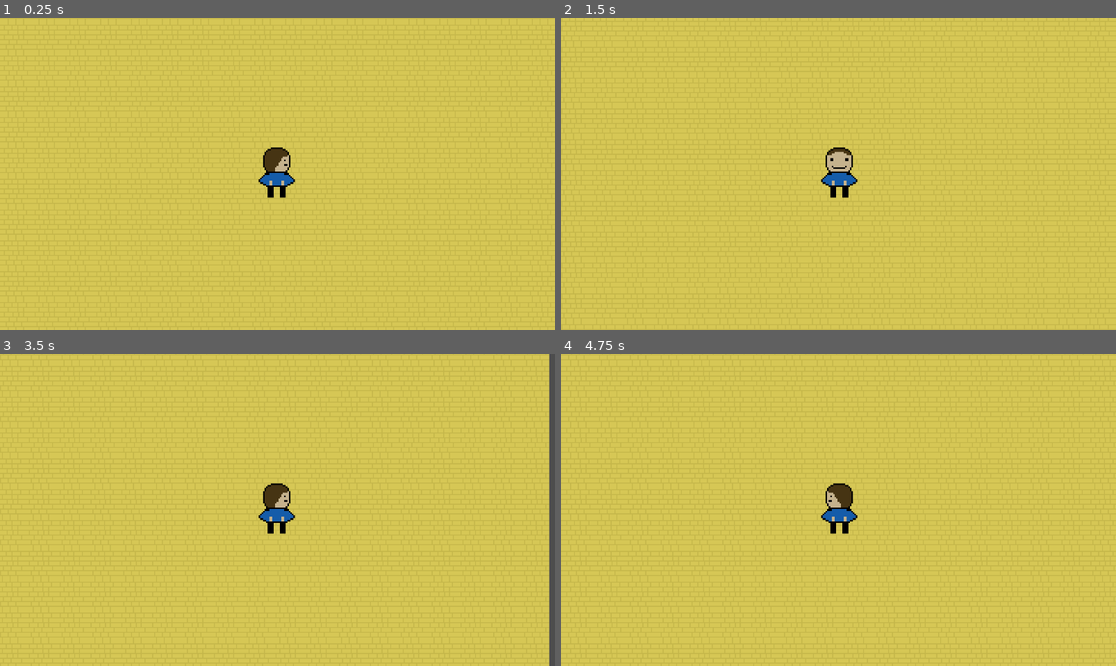
Above: before the commit, frames 1-4 (two rows, left to right).
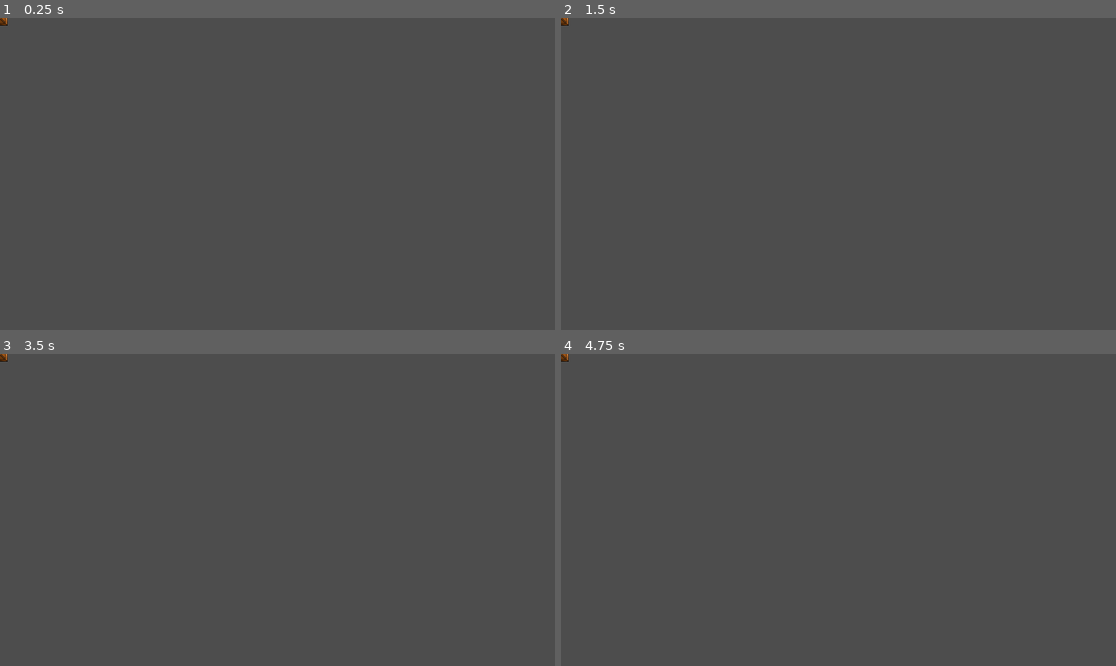
Above: after the commit, the same moments.

Repository: yehorscode/sacrifice
Game: Godot game, scene res://Scenes/stage_0_assets.tscn
The game is run twice, just before and just after one commit, with the same random seed, the same clock (stepped at 60 frames per second) and the same inputs. Before the commit the project starts from res://Scenes/stage_0.tscn.
Inputs:
- Up to frame 1 (0.25 s): no input
- Up to frame 2 (1.5 s): tap Enter at 0.5 s; hold D (D_Right) 0.53-1.28 s; hold W (W_Foward) 0.53-1.28 s; hold S (S_Backwards) from 1.28 s (still down); tap W (W_Foward) at 1.35 s
- Up to frame 3 (3.5 s): tap Space at 2 s; release S (S_Backwards) at 2.03 s; hold W (W_Foward) 2.03-2.78 s; hold D (D_Right) from 2.03 s (still down); tap W (W_Foward) at 2.85 s
- Up to frame 4 (4.75 s): release D (D_Right) at 3.53 s; hold W (W_Foward) 3.53-4.28 s; hold A (A_Left) from 3.53 s (still down); tap W (W_Foward) at 4.35 s

The runs differ from the first frame. In frame 1, 100% of the frame differs, in the area x 0-100%, y 0-100%; in frame 2, 100%; in frame 3, 99%; in frame 4, 100%.

Commit message:
animated torch

Diff:
--- a/project.godot
+++ b/project.godot
@@ -11,7 +11,7 @@
 [application]
 
 config/name="sacrifice"
-run/main_scene="uid://c3llcj7nmrpov"
+run/main_scene="uid://damowd11qhhi8"
 config/features=PackedStringArray("4.5", "Mobile")
 config/icon="res://Images/icon.svg"
 
